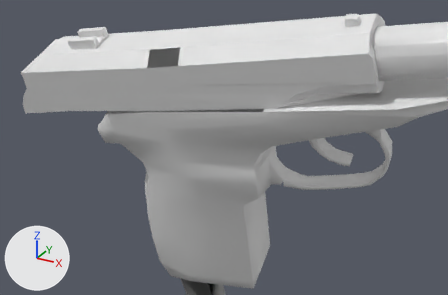
What one commit did to the OBJ model Vertex_Animation_Compiler/Assets/Makarov_Pistol_Reload178.obj.
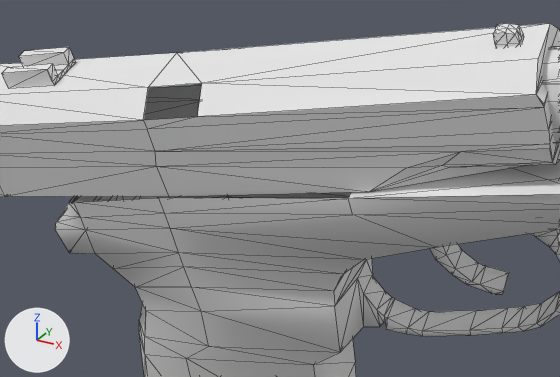
Each version appears first from a 50 mm camera at (0.4643, -0.3077, 0.0095) aimed at (0.3669, -0.1306, -0.0791), and next in a close-up on the part from 15% to 85% of the width and 0% to 72% of the height. Lighting does not change. The marker at lower left points along +X, +Y and +Z. The close-ups show mesh edges as thin lines. Where no turn or scale is listed for an object, it has been applied to the vertices.

In view in the first close-up: 'Rest_of_the_gun_Sphere', 'Top_Slider_Sphere.001'.
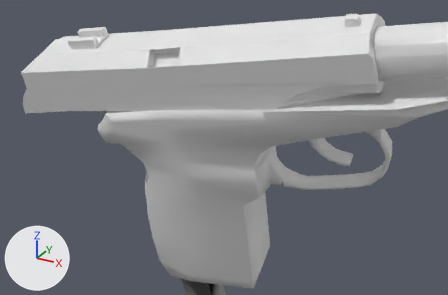
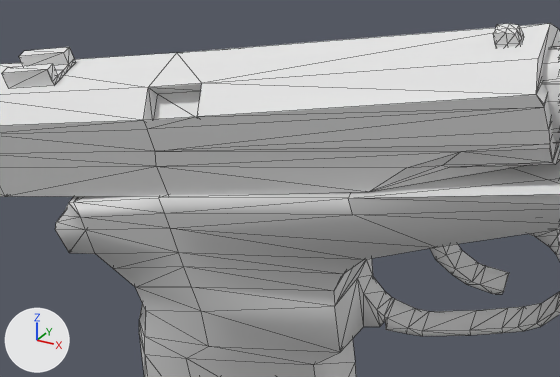
Changed parts and their boxes [x1, y1, x2, y2] in the close-ups (560 x 377 px):
part 1 of me_rest_of_the_gun_sphere, added
    after: [69, 192, 351, 203]
part 2 of me_top_slider_sphere_001, added
    after: [143, 83, 202, 120]

What the commit changed:
me_rest_of_the_gun_sphere has 272 vertices, 519 faces and spans x 0.3118..0.4587, y -0.1388..-0.0831, z -0.1593..-0.0261.
me_rest_of_the_gun_sphere is used by ob_rest_of_the_gun_sphere; location (0.0, 0.0, 0.0).
Verts and faces of me_rest_of_the_gun_sphere; kept vertices keep their numbers, new ones are numbered from 272.
Before the commit, vertices of me_rest_of_the_gun_sphere: 164 (0.3792, -0.1091, -0.0548), 166 (0.3209, -0.1388, -0.0723) at pixel (68, 202), 175 (0.3222, -0.1387, -0.0719) at pixel (73, 202), 178 (0.3827, -0.133, -0.0621) at pixel (348, 198), 179 (0.3426, -0.137, -0.0679) at pixel (158, 197).
Before the commit, vertices of me_rest_of_the_gun_sphere: 180 (0.3188, -0.1148, -0.0647), 181 (0.3392, -0.1131, -0.0606), 183 (0.3174, -0.1149, -0.065).
Part 1, on me_rest_of_the_gun_sphere:
New faces: (164, 181, 179), (175, 179, 181), (166, 175, 183), (164, 179, 178), (175, 181, 180), (175, 180, 183).
me_top_slider_sphere_001 has 127 vertices, 227 faces and spans x 0.2791..0.4186, y -0.1468..-0.1085, z -0.0778..-0.0289.
me_top_slider_sphere_001 is used by ob_top_slider_sphere_001; location (0.0, 0.0, 0.0).
Verts and faces of me_top_slider_sphere_001; kept vertices keep their numbers, new ones are numbered from 127.
Before the commit, vertices of me_top_slider_sphere_001: 65 (0.3546, -0.1401, -0.0486) at pixel (197, 116), 68 (0.3431, -0.1414, -0.0505) at pixel (143, 120), 76 (0.3534, -0.1364, -0.0432) at pixel (201, 83), 77 (0.3418, -0.1376, -0.0452) at pixel (148, 87).
Part 2, on me_top_slider_sphere_001:
New vertices 127, 128, 129 stand at vertices 65, 68, 76, in that order, plus (0.0, 0.003, -0.0021).
New vertex 130 is at (0.3419, -0.1346, -0.0473), pixel (157, 94).
New faces: (65, 128, 68), (127, 129, 130), (76, 77, 129), (65, 129, 127), (77, 128, 130), (65, 127, 128).
New faces: (127, 130, 128), (77, 130, 129), (65, 76, 129), (68, 128, 77).
